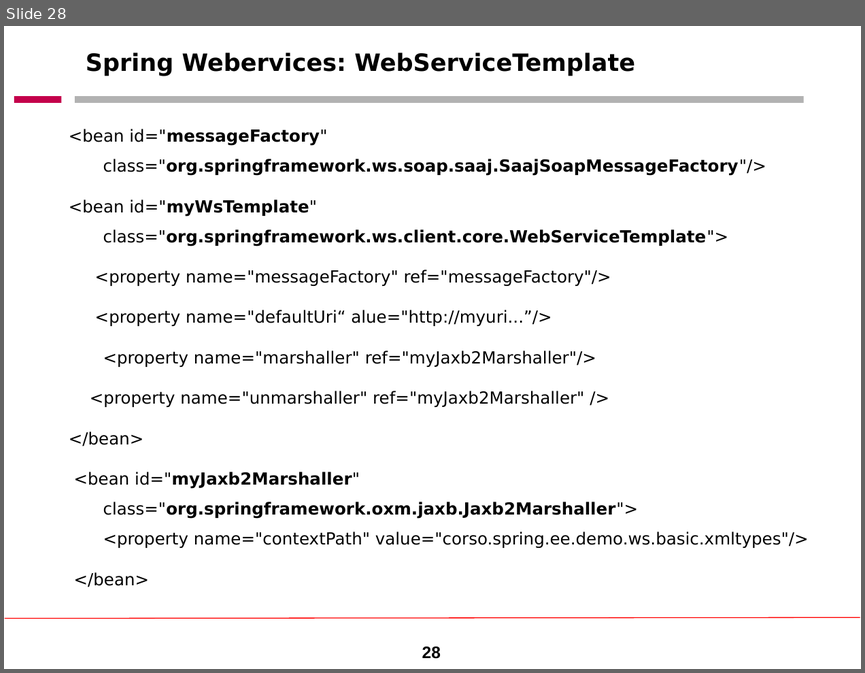
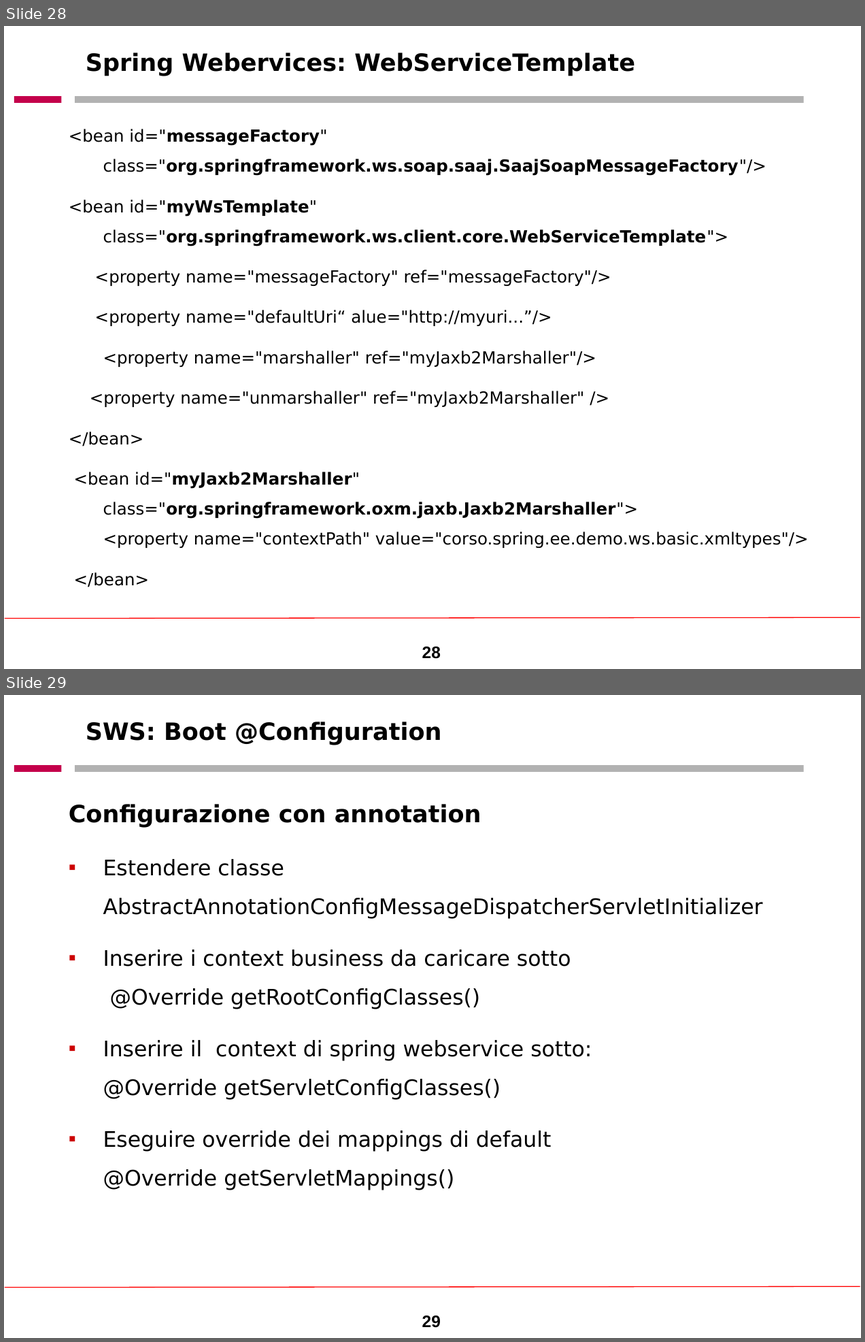
Before and after one commit to stefanofiorenza/SpringWebservices, a slide deck: Docs/Slides/Spring WebServices.ppt. Shown one above the other, each under a label of ours: slide 28 before the commit, slides 28 and 29 after it. The pictures are 865x673 and 865x1342 pixels, drawn with LibreOffice and Linux fonts; fonts in the diff are those of the drawing; background and template pictures are left out. Boxes give left, top, right and bottom in pixels: in the first picture for what was removed or moved away, otherwise in the second. Text is boxed around its words. In the diff, an @@ line names an element or a change of style, - is before the commit and + after.

```diff
--- a/Docs/Slides/Spring WebServices.ppt
+++ b/Docs/Slides/Spring WebServices.ppt
@@ slide 29 added at (4,695,861,1338), background #FFFFFF; not listed: 3 template elements that a slide beside it also shows @@
@@ title added at (86,722,441,745), 20 pt, text #000000, bold @@
+SWS: Boot @Configuration
@@ text added at (69,804,763,1190), 18 pt, text #000000 @@
+  Configurazione con annotation
+  ▪ Estendere classe AbstractAnnotationConfigMessageDispatcherServletInitializer
+  ▪ Inserire i context business da caricare sotto
+    @Override getRootConfigClasses()
+  ▪ Inserire il context di spring webservice sotto:
+    @Override getServletConfigClasses()
+  ▪ Eseguire override dei mappings di default
+    @Override getServletMappings()
@@ page number added at (422,1315,441,1327), 14 pt, text #000000, bold @@
+29
```
Also in this commit, not shown: 4 slides changed, 2 other slides added.
